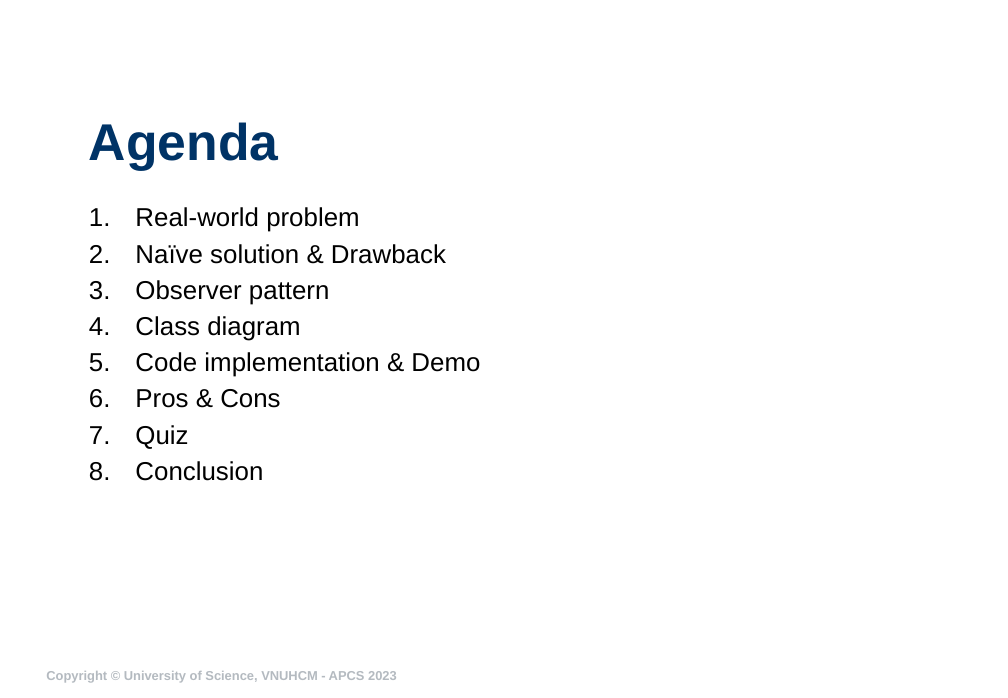
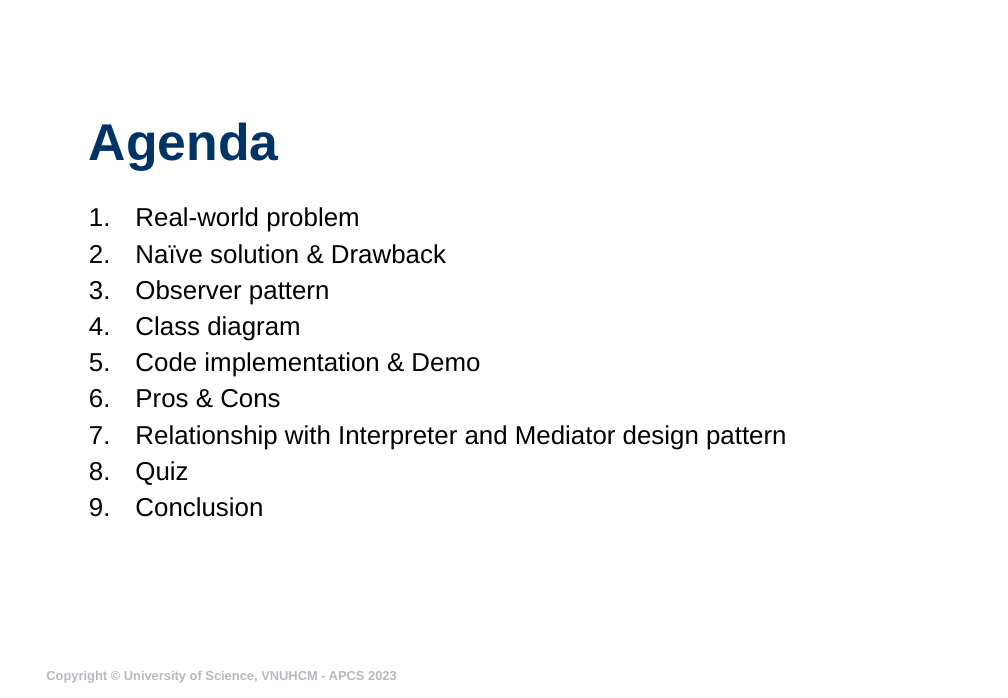
Before and after one commit to ndmhuy/DesignPatternsGroup52, a slide deck: slide 2 of Observer/presentation/slide.pptx. Drawn at 1008x698 pixels with LibreOffice and Linux fonts; fonts in the diff are those of the drawing; background and template pictures are left out. Boxes give left, top, right and bottom in pixels: in the first picture for what was removed or moved away, otherwise in the second. Text is boxed around its words. In the diff, an @@ line names an element or a change of style, - is before the commit and + after.

Commit message:
Include usage with interpreter in slide

```diff
--- a/Observer/presentation/slide.pptx
+++ b/Observer/presentation/slide.pptx
@@ text at [135, 425, 786, 450]: paragraph added @@
+7. Relationship with Interpreter and Mediator design pattern
```
Also in this commit, not shown: 1 other slide changed, 3 slides added.
